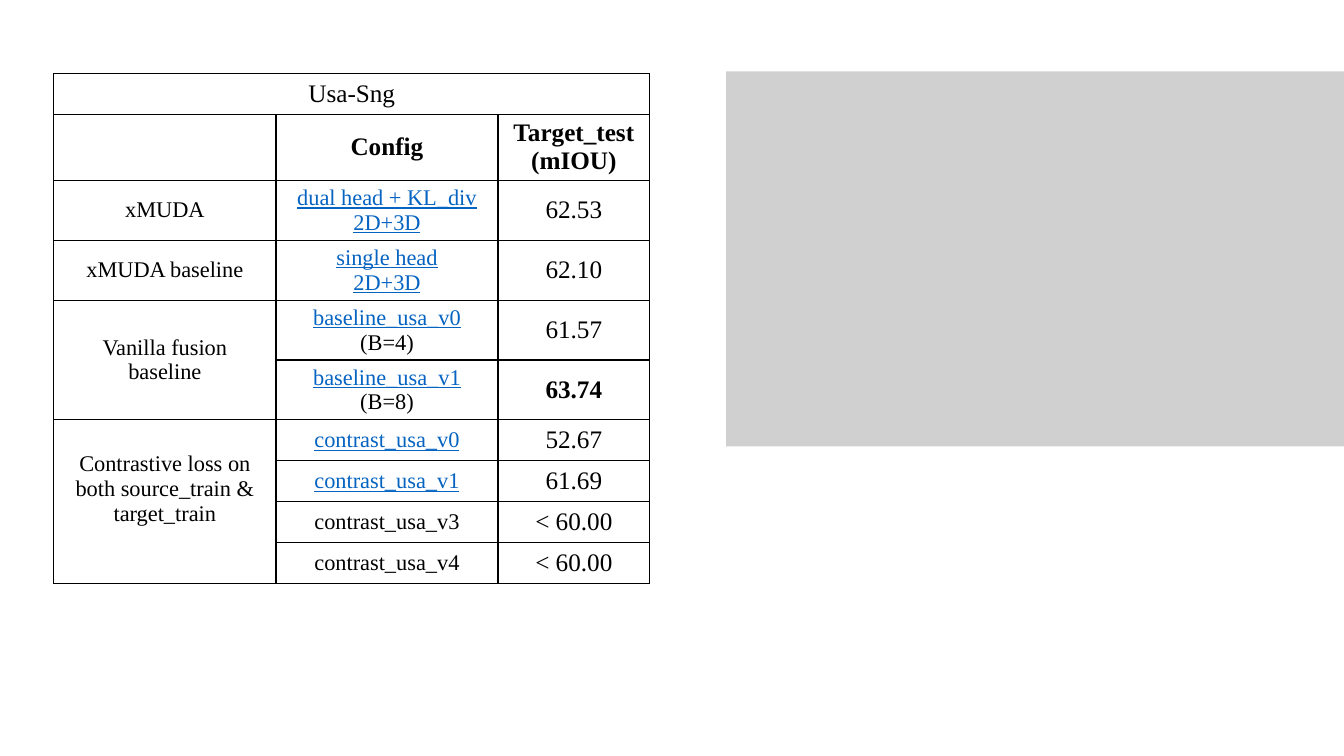
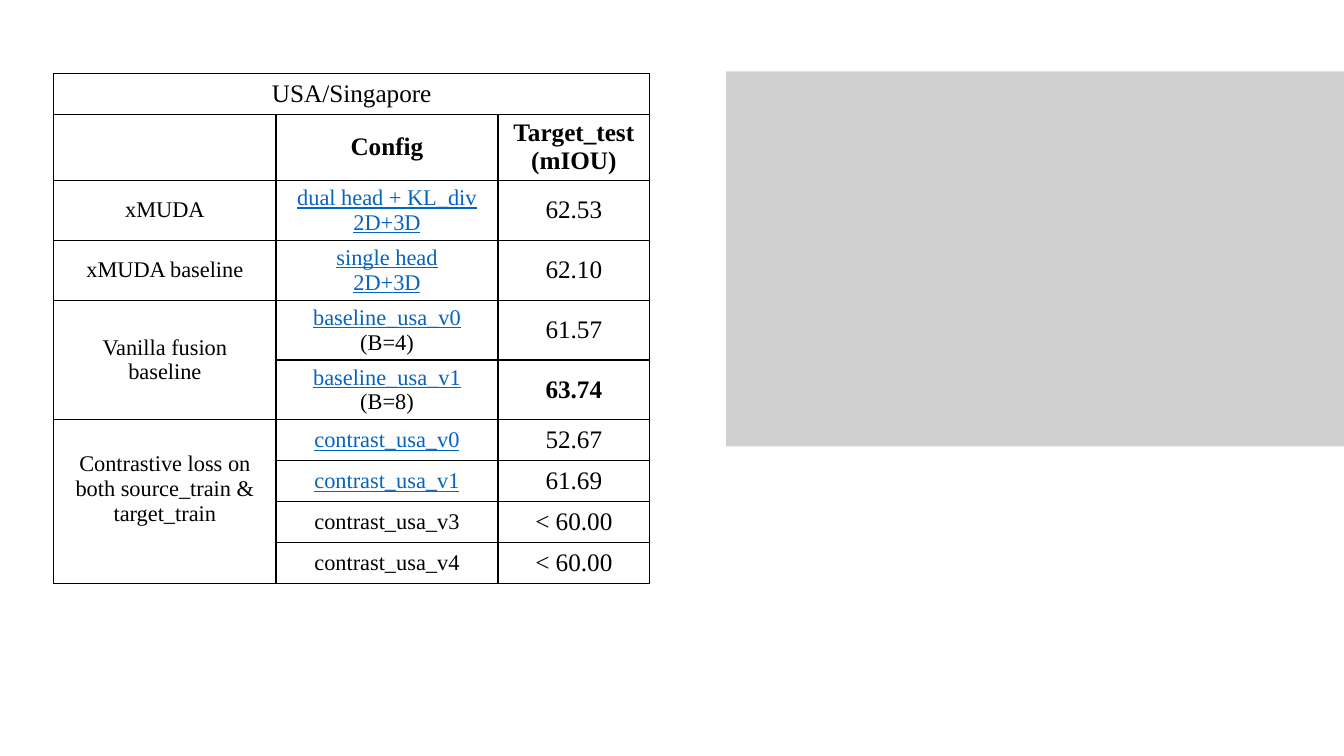
Before and after one commit to XYHC-MMDA/Multi-modal-Multi-task-DA, a slide deck: slide 17 of demo/latest.pptx (slide 16 before the commit). Drawn at 1344x756 pixels with LibreOffice and Linux fonts; fonts in the diff are those of the drawing; grey boxes stand for pictures. Boxes give left, top, right and bottom in pixels: in the first picture for what was removed or moved away, otherwise in the second. Text is boxed around its words. In the diff, an @@ line names an element or a change of style, - is before the commit and + after.

```diff
--- a/demo/latest.pptx
+++ b/demo/latest.pptx
@@ table at (x1=53, y1=74, x2=648, y2=577) @@
-row 1, column 1: Usa-Sng
+row 1, column 1: USA/Singapore
```
Also in this commit, not shown: 7 other slides changed, 4 slides added, 4 slides removed.
